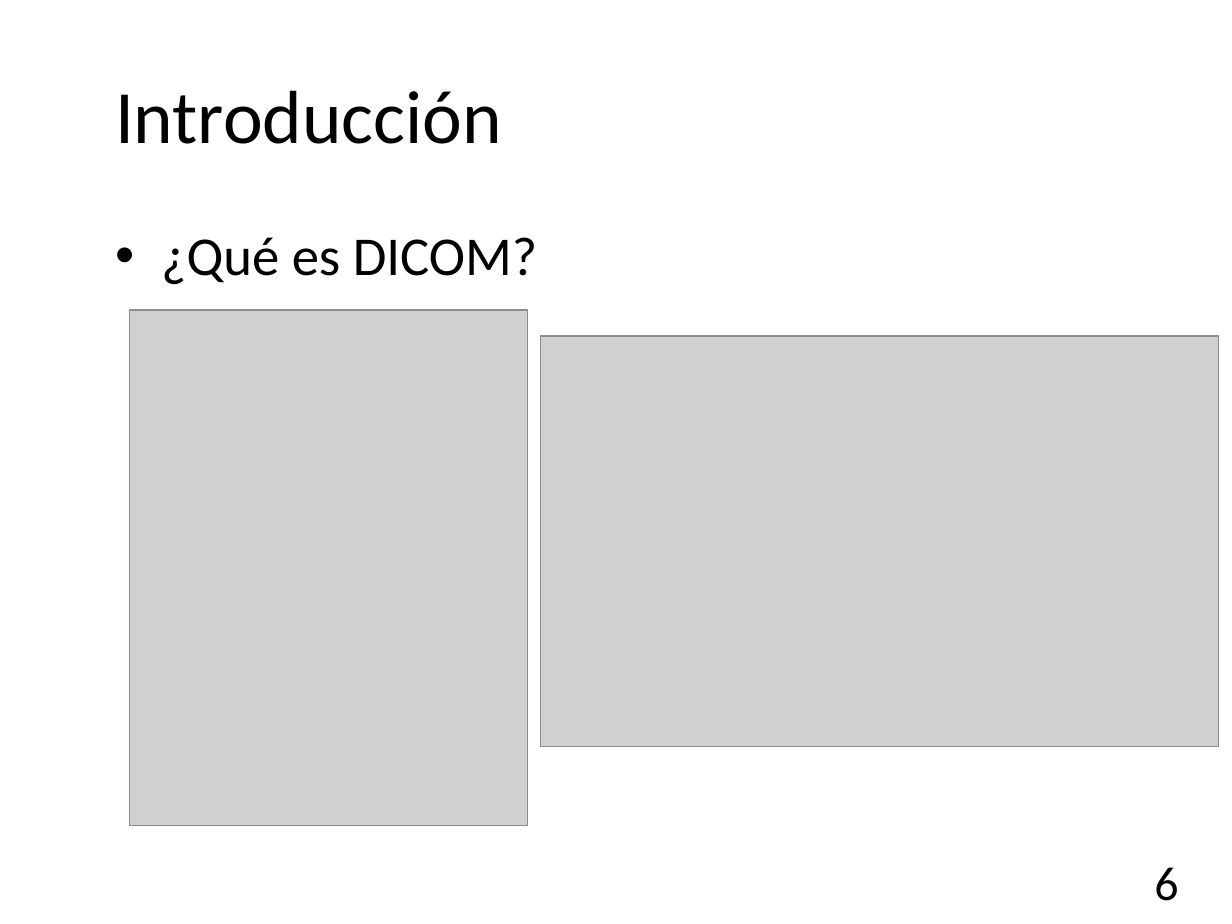
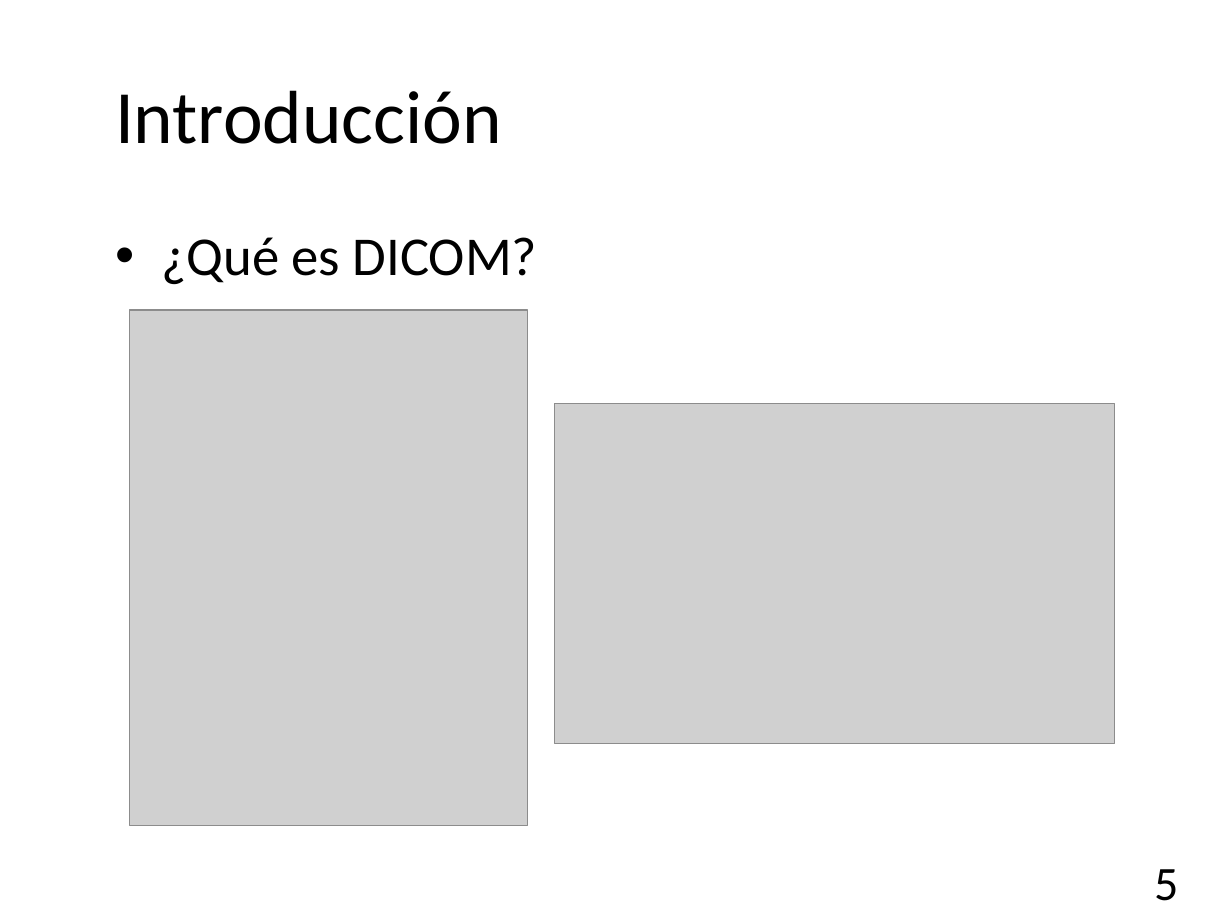
Before and after one commit to garo9521/Trabajo-Terminal, a slide deck: slide 5 of Documento/Presentación.pptx (slide 6 before the commit). Drawn at 1232x924 pixels with LibreOffice and Linux fonts; fonts in the diff are those of the drawing; grey boxes stand for pictures; background and template pictures are left out. Boxes give left, top, right and bottom in pixels: in the first picture for what was removed or moved away, otherwise in the second. Text is boxed around its words. In the diff, an @@ line names an element or a change of style, - is before the commit and + after.

```diff
--- a/Documento/Presentación.pptx
+++ b/Documento/Presentación.pptx
@@ picture: place and size @@
-picture at (541, 336, 1218, 747)
+picture at (554, 404, 1115, 744)
@@ page number at (1154, 869, 1178, 901): text changed @@
-6
+5
```
Also in this commit, not shown: 6 other slides changed, 5 slides added, 3 slides removed.
